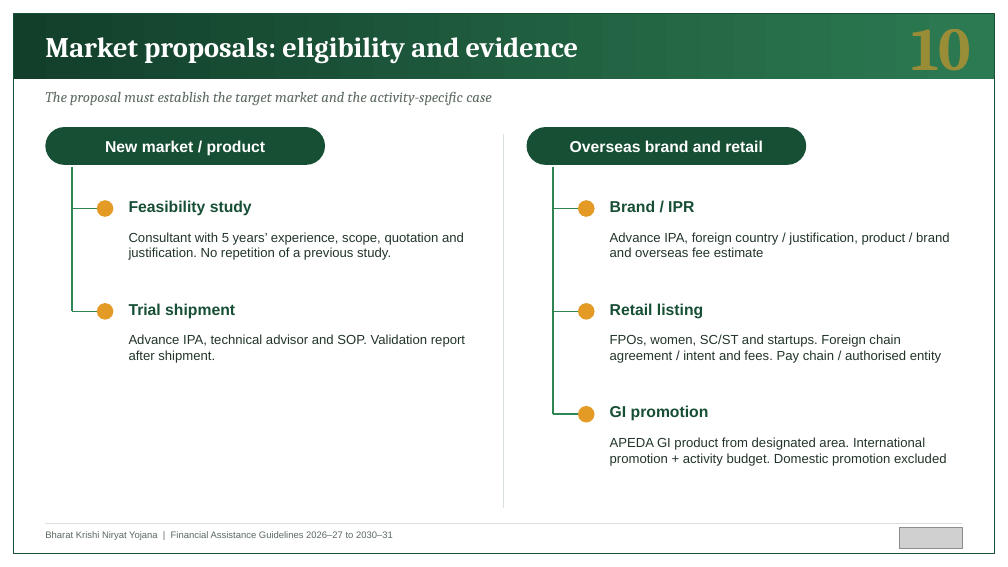
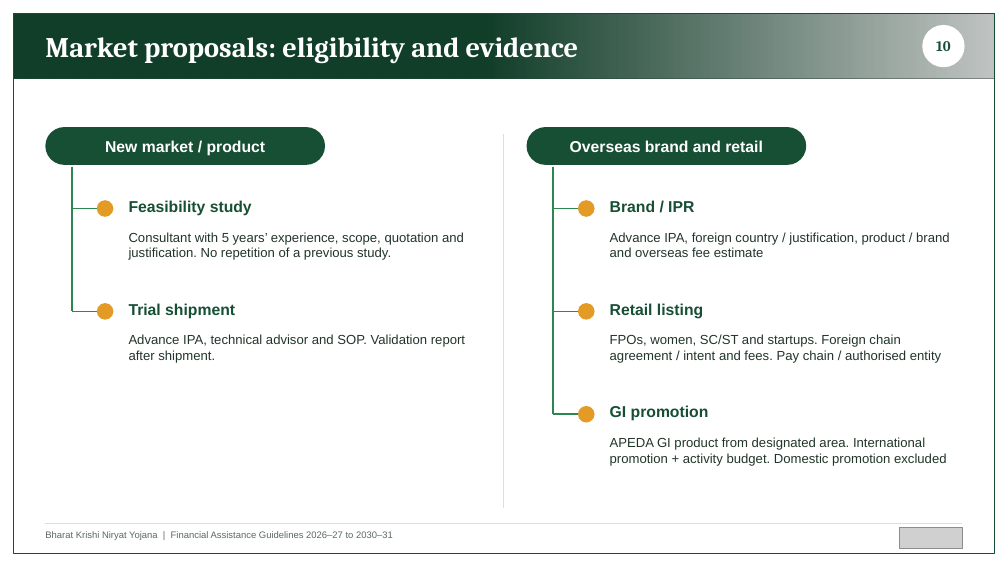
Before and after one commit to BantheFox012/FM, a slide deck: slide 10 of APEDA_BKNY_Standard_40_Percent.pptx. Drawn at 1008x567 pixels with LibreOffice and Linux fonts; fonts in the diff are those of the drawing; grey boxes stand for pictures. Boxes give left, top, right and bottom in pixels: in the first picture for what was removed or moved away, otherwise in the second. Text is boxed around its words. In the diff, an @@ line names an element or a change of style, - is before the commit and + after.

```diff
--- a/APEDA_BKNY_Standard_40_Percent.pptx
+++ b/APEDA_BKNY_Standard_40_Percent.pptx
@@ rectangle at [14, 14, 994, 79]: fill gradient #123F2A to #2C7A52 to gradient #123F2A @@
@@ picture added at [14, 14, 994, 79] @@
@@ text "10": place and size @@
-text "10" at [911, 29, 971, 84]
+text "10" at [936, 41, 951, 51]
@@ text "10" at [936, 41, 951, 51]: size 58 to 14 pt, text colour #E39B26 at 60% opacity to #174F35; alignment right to centre @@
@@ ellipse added at [923, 25, 965, 67], fill #FFFFFF @@
@@ text removed at [45, 92, 492, 105] @@
-The proposal must establish the target market and the activity-specific case
```
Also in this commit, not shown: 11 other slides changed.
